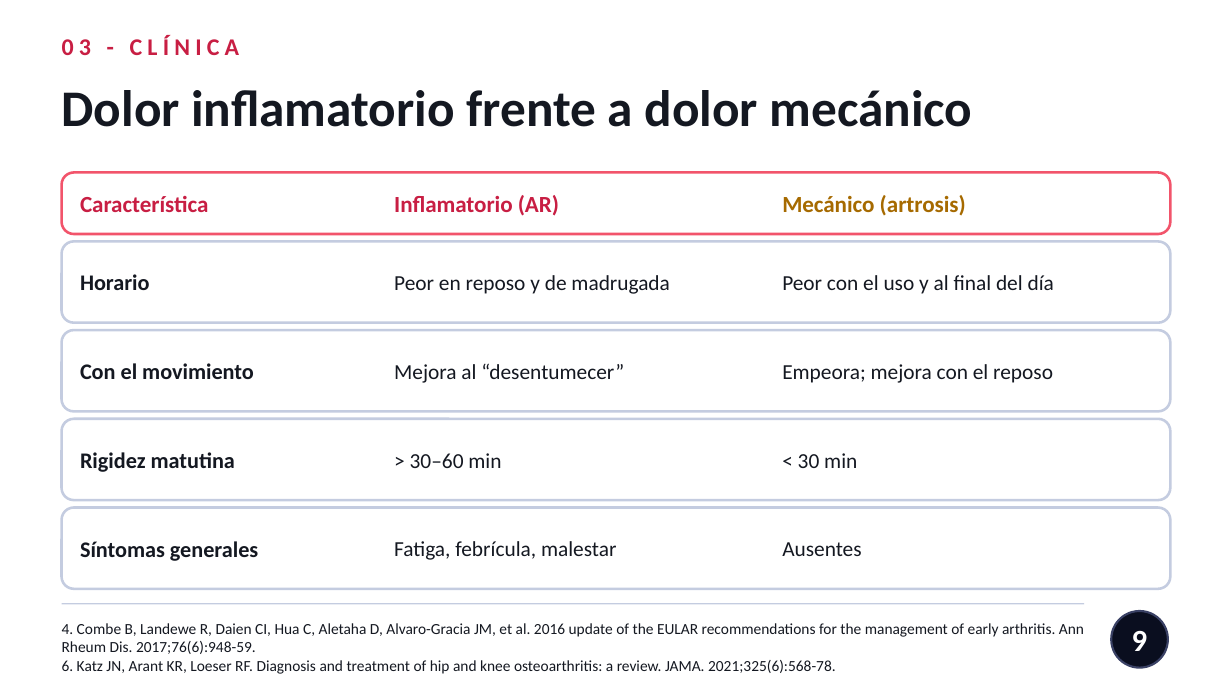
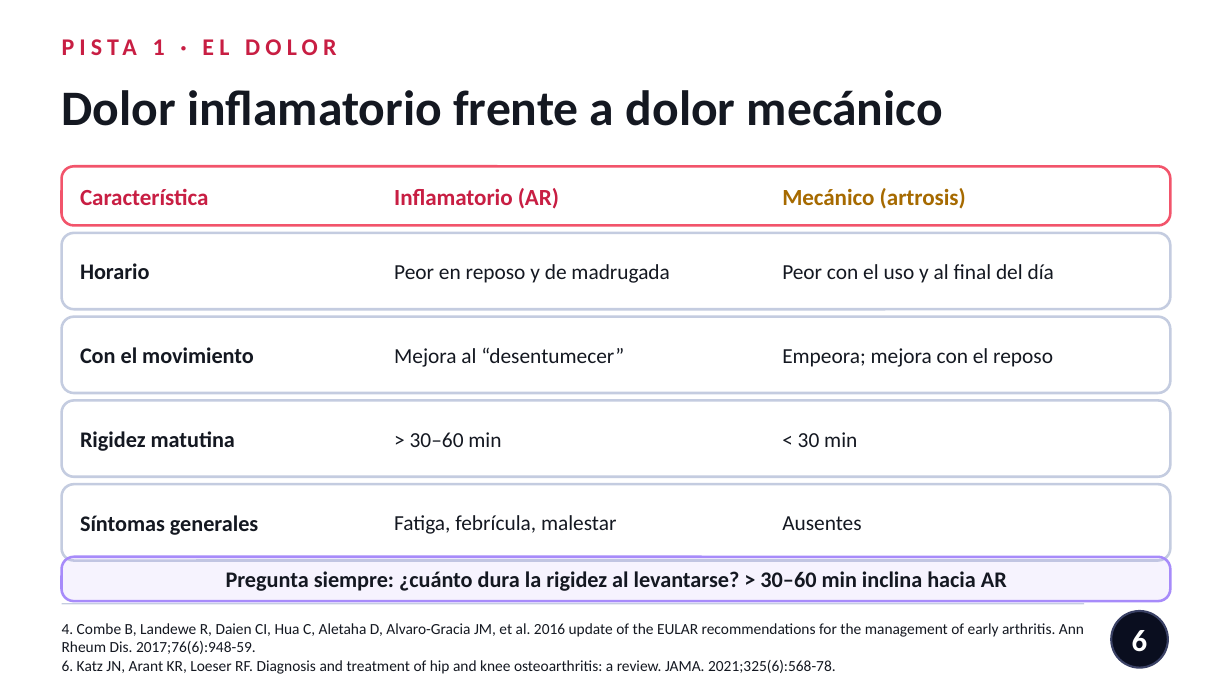
Before and after one commit to nestor120512/nes, a slide deck: slide 6 of Dx_AR_vs_artrosis.pptx (slide 9 before the commit). Drawn at 1232x693 pixels with LibreOffice and Linux fonts; fonts in the diff are those of the drawing. Boxes give left, top, right and bottom in pixels: in the first picture for what was removed or moved away, otherwise in the second. Text is boxed around its words. In the diff, an @@ line names an element or a change of style, - is before the commit and + after.

```diff
--- a/Dx_AR_vs_artrosis.pptx
+++ b/Dx_AR_vs_artrosis.pptx
@@ text at bbox=[153, 39, 165, 55]: text changed @@
-03 - CLÍNICA
+PISTA 1 · EL DOLOR
@@ text "Dolor inflamatorio frente a dolor ..." at bbox=[62, 90, 943, 126]: size 30 to 29 pt @@
@@ 3 texts, 1 rounded rectangle: place and size @@
-3 texts, 1 rounded rectangle at bbox=[62, 172, 1170, 234]
+3 texts, 1 rounded rectangle at bbox=[62, 166, 1170, 225]
@@ rounded rectangle: place and size @@
-rounded rectangle at bbox=[62, 241, 1170, 323]
+rounded rectangle at bbox=[62, 233, 1170, 309]
@@ text "Horario": place and size @@
-text "Horario" at bbox=[80, 274, 150, 290]
+text "Horario" at bbox=[80, 263, 150, 279]
@@ text "Peor en reposo y de ...": place and size @@
-text "Peor en reposo y de ..." at bbox=[394, 275, 669, 294]
+text "Peor en reposo y de ..." at bbox=[394, 264, 669, 283]
@@ text "Peor con el uso y ...": place and size @@
-text "Peor con el uso y ..." at bbox=[782, 275, 1054, 294]
+text "Peor con el uso y ..." at bbox=[782, 264, 1054, 283]
@@ rounded rectangle: place and size @@
-rounded rectangle at bbox=[62, 330, 1170, 411]
+rounded rectangle at bbox=[62, 317, 1170, 393]
@@ text "Con el movimiento": place and size @@
-text "Con el movimiento" at bbox=[80, 363, 254, 379]
+text "Con el movimiento" at bbox=[80, 347, 254, 363]
@@ text "Mejora al “desentumecer”": place and size @@
-text "Mejora al “desentumecer”" at bbox=[394, 363, 624, 383]
+text "Mejora al “desentumecer”" at bbox=[394, 347, 624, 367]
@@ text "Empeora; mejora con el reposo": place and size @@
-text "Empeora; mejora con el reposo" at bbox=[782, 364, 1053, 383]
+text "Empeora; mejora con el reposo" at bbox=[782, 348, 1053, 367]
@@ rounded rectangle: place and size @@
-rounded rectangle at bbox=[62, 419, 1170, 500]
+rounded rectangle at bbox=[62, 400, 1170, 477]
@@ text "Rigidez matutina": place and size @@
-text "Rigidez matutina" at bbox=[80, 452, 235, 472]
+text "Rigidez matutina" at bbox=[80, 431, 235, 451]
@@ text "> 30–60 min": place and size @@
-text "> 30–60 min" at bbox=[410, 453, 501, 468]
+text "> 30–60 min" at bbox=[410, 432, 501, 447]
@@ text "< 30 min": place and size @@
-text "< 30 min" at bbox=[798, 453, 857, 468]
+text "< 30 min" at bbox=[798, 432, 857, 447]
@@ proportions changed in 5 elements at bbox=[62, 166, 1170, 225], bbox=[62, 233, 1170, 309], bbox=[62, 317, 1170, 393], bbox=[62, 400, 1170, 477], bbox=[62, 484, 1170, 561] @@
@@ rounded rectangle: place and size @@
-rounded rectangle at bbox=[62, 508, 1170, 589]
+rounded rectangle at bbox=[62, 484, 1170, 561]
@@ text "Síntomas generales": place and size @@
-text "Síntomas generales" at bbox=[80, 541, 258, 561]
+text "Síntomas generales" at bbox=[80, 515, 258, 535]
@@ text "Fatiga, febrícula, malestar": place and size @@
-text "Fatiga, febrícula, malestar" at bbox=[394, 541, 616, 560]
+text "Fatiga, febrícula, malestar" at bbox=[394, 515, 616, 534]
@@ text "Ausentes": place and size @@
-text "Ausentes" at bbox=[782, 542, 861, 556]
+text "Ausentes" at bbox=[782, 516, 861, 530]
@@ rounded rectangle added at bbox=[62, 557, 1170, 601], fill #A78BFA at 10% opacity, outline #A78BFA 1.5 pt @@
@@ text added at bbox=[226, 571, 1007, 591], 13 pt, text #141821, bold @@
+Pregunta siempre: ¿cuánto dura la rigidez al levantarse? > 30–60 min inclina hacia AR
@@ page number at bbox=[1132, 630, 1148, 652]: text changed @@
-9
+6
```
Also in this commit, not shown: 20 other slides changed, 1 slide added, 14 slides removed.
